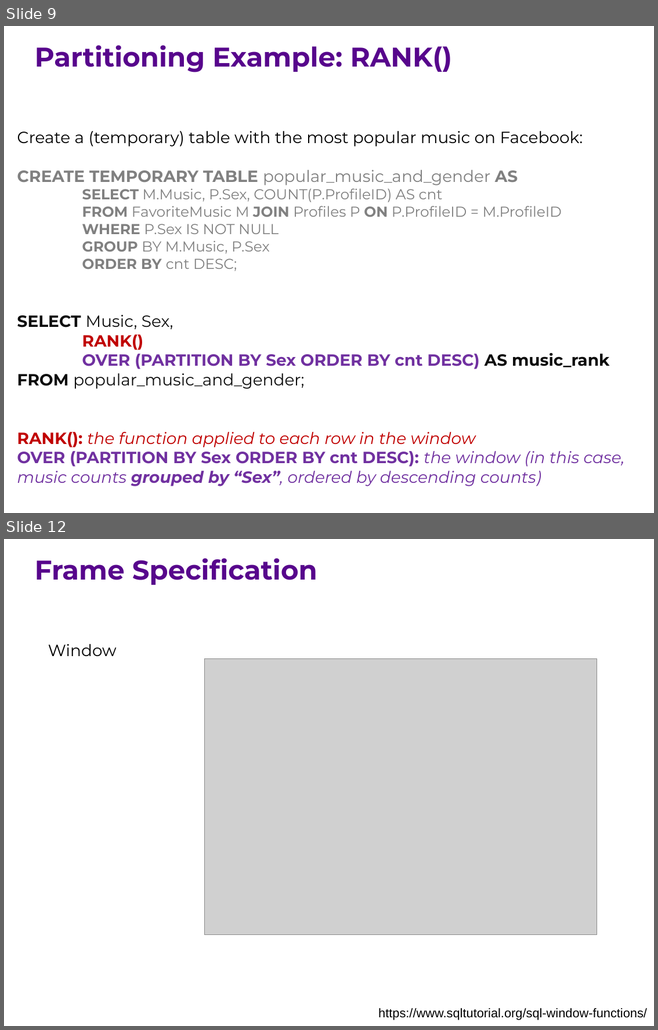
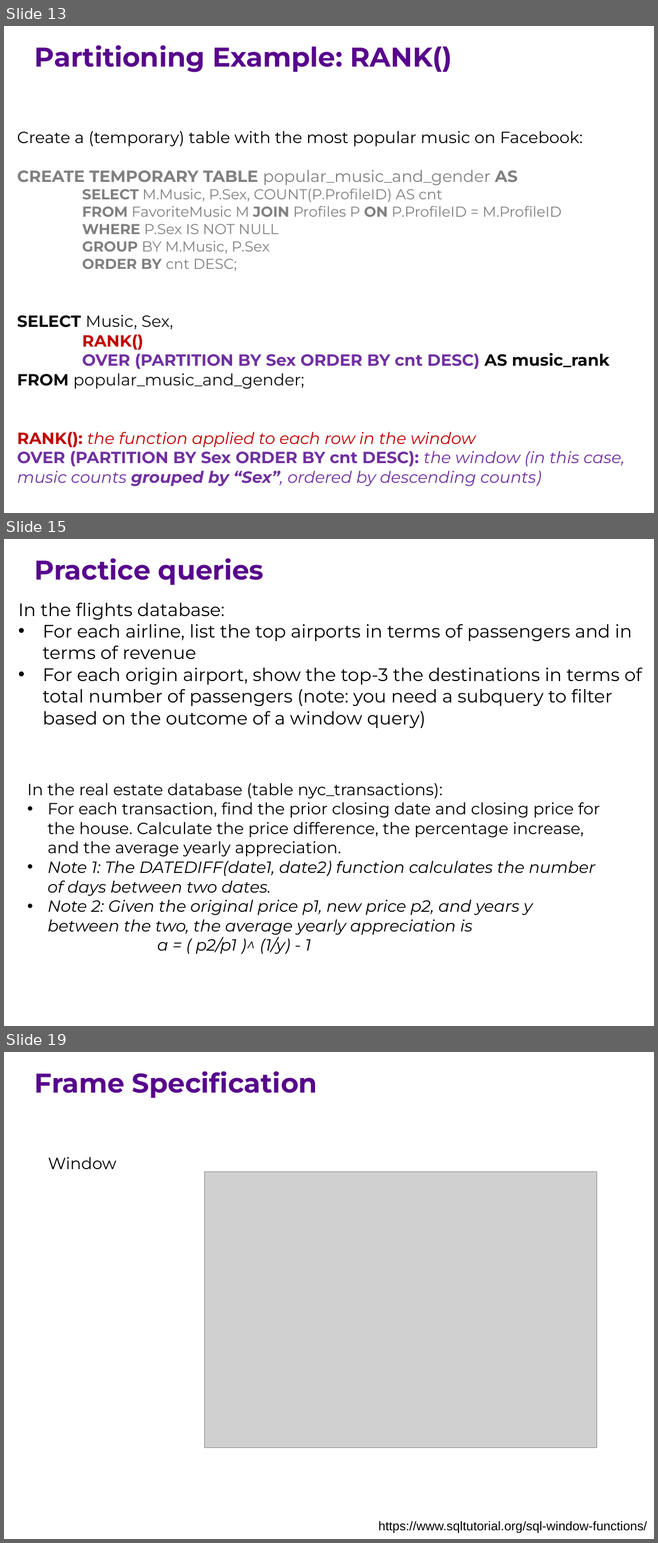
Before and after one commit to ipeirotis/introduction-to-databases, a slide deck: session7/G-Window_queries.pptx. Shown one above the other, each under a label of ours: slides 9 and 12 before the commit, slides 13, 15 and 19 after it; the slides between them are not shown. The pictures are 658x1030 and 658x1543 pixels, drawn with LibreOffice and Linux fonts; fonts in the diff are those of the drawing; grey boxes stand for pictures. Boxes give left, top, right and bottom in pixels: in the first picture for what was removed or moved away, otherwise in the second. Text is boxed around its words. In the diff, an @@ line names an element or a change of style, - is before the commit and + after.

```diff
--- a/session7/G-Window_queries.pptx
+++ b/session7/G-Window_queries.pptx
@@ slide 15 added at [4,539,654,1026], background #FFFFFF @@
@@ text added at [35,558,264,585], 30 pt, text #57068C, bold @@
+Practice queries
@@ text added at [18,602,641,729], 20 pt, text #000000 @@
+In the flights database:
+• For each airline, list the top airports in terms of passengers and in terms of revenue
+• For each origin airport, show the top-3 the destinations in terms of total number of passengers (note: you need a subquery to filter based on the outcome of a window query)
@@ text added at [27,783,600,954], 18 pt, text #000000 @@
+In the real estate database (table nyc_transactions):
+• For each transaction, find the prior closing date and closing price for the house. Calculate the price difference, the percentage increase, and the average yearly appreciation.
+• Note 1: The DATEDIFF(date1, date2) function calculates the number of days between two dates.
+• Note 2: Given the original price p1, new price p2, and years y between the two, the average yearly appreciation is
+  a = ( p2/p1 )^ (1/y) - 1
@@ what was slide 9 is now slide 13 @@
@@ what was slide 12 is now slide 19 @@
```
Also in this commit, not shown: 7 slides changed, 8 other slides added, 2 slides removed.
